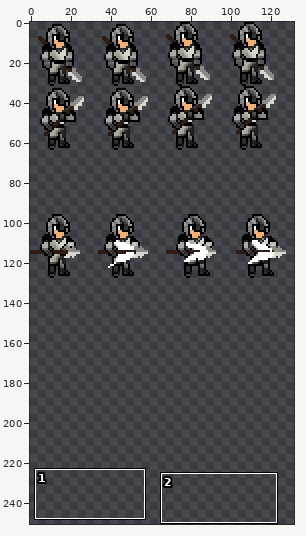
File history of a sprite sheet, data/textures/03-Small Enemies/Spear Soldier/Spear Soldier Spritesheet.png. Above: a wide view before the commit, with the close-up outlined.
Close-up. Old version:
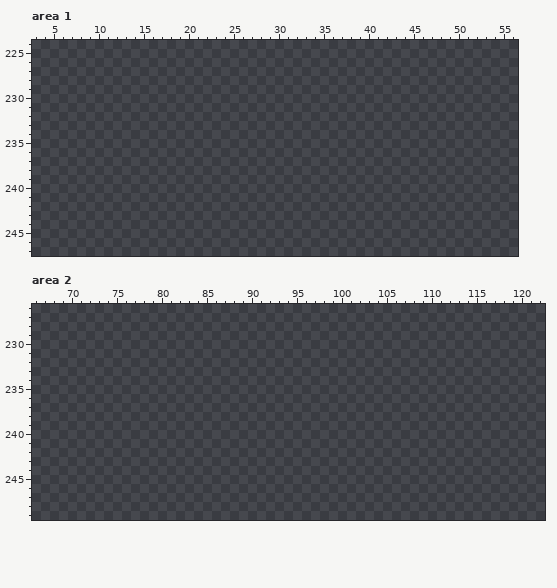
The file is 256x256 pixels. Colours within 5 levels of each other are drawn and written as one. Shown: area 1: x 3..56, y 224..247; area 2: x 66..122, y 226..249. The wide view leaves out empty margins.
Palette (. is transparent): 
And afterwards:
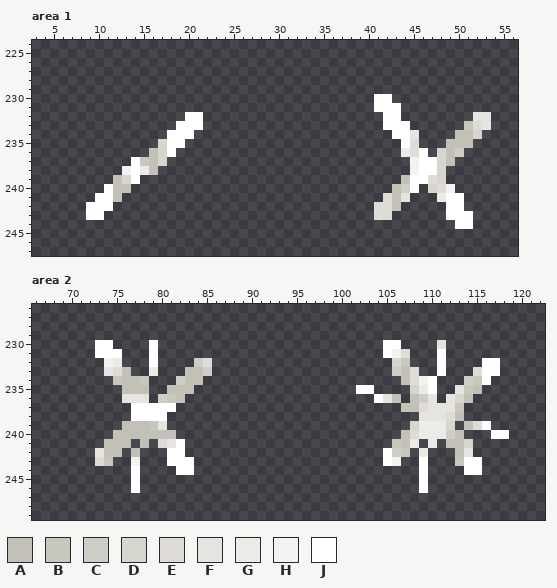
Colours new in this view: A #c3c0b8  B #c8c7be  C #cfcec6  D #d6d5ce  E #dfdcd8  F #e6e4e0  G #edebe8  H #f4f2f1  J #ffffff
The exact change:
Changed rows in their new state; - is an unchanged pixel.
Area 1:
first column x 9:
230 --------------------------------JJ-----------
231 --------------------------------JJJ----------
232 -----------JJ--------------------JJ--------FF
233 ----------JJJ--------------------JJJ------BEF
234 ---------JJJ----------------------JJF----AAD-
235 --------DJJ------------------------JE---AAA--
236 -------ADJ-------------------------GEJ-DAC---
237 -----JBAD---------------------------HJJDA----
238 ----HJGA----------------------------HJJD-----
239 ---ADJ-----------------------------AJJED-----
240 --JAA-----------------------------ACJ-DEH----
241 -JJA-----------------------------EAF---GJJ---
242 JJJ-----------------------------EEA-----JJ---
243 JJ------------------------------EE------JJJ--
244 -----------------------------------------JJ--
Area 2:
first column x 73:
230 JJ----J-------------------------JJ----F-------
231 JJJ---J-------------------------JHE---J-------
232 -HG---J----CE--------------------DB---J----JJ-
233 -FEA--G---AAC--------------------CAE--J---EJJ-
234 --BAAB---CAA----------------------AEHJ---CBJ--
235 ---AAA--AAA------------------JJ----DGJ--FBA---
236 ---FFF-CBA---------------------JFA-ACF-FDA----
237 ----JJJJJ-------------------------AAEFFFB-----
238 ----JJJJ----------------------------FFFEA-----
239 ---AAABF---------------------------DGGGD-AEJ--
240 --AAAAAAA-------------------------AEGGGCA---JJ
241 -AAA-A-EFJ-----------------------BAG-G-AAD----
242 FAA-A---JJ----------------------JCB-G---AF----
243 EB--H---JJJ---------------------JH--J---BJJ---
244 ----J----JJ-------------------------J----JJ---
245 ----J-------------------------------J---------
246 ----J-------------------------------J---------
Boxes around the changes in both close-ups, in picture pixels (x1, y1, x2, y2):
added: (374, 94, 491, 229)
added: (86, 112, 203, 220)
added: (95, 340, 212, 493)
added: (356, 340, 509, 493)
